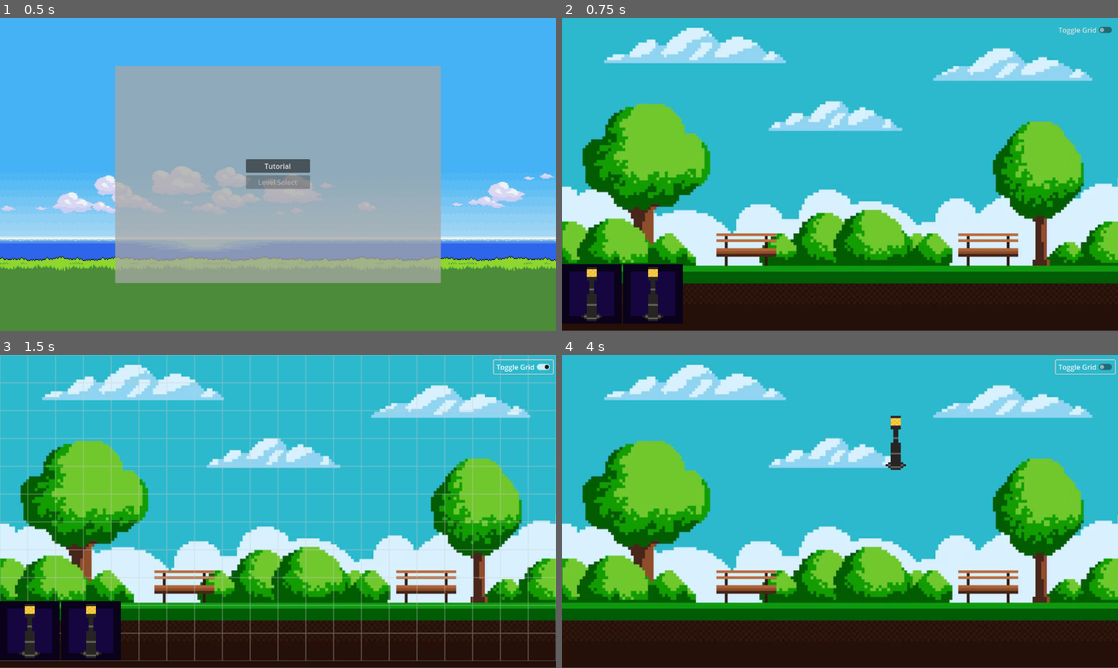
Above: before the commit, frames 1-4 (two rows, left to right).
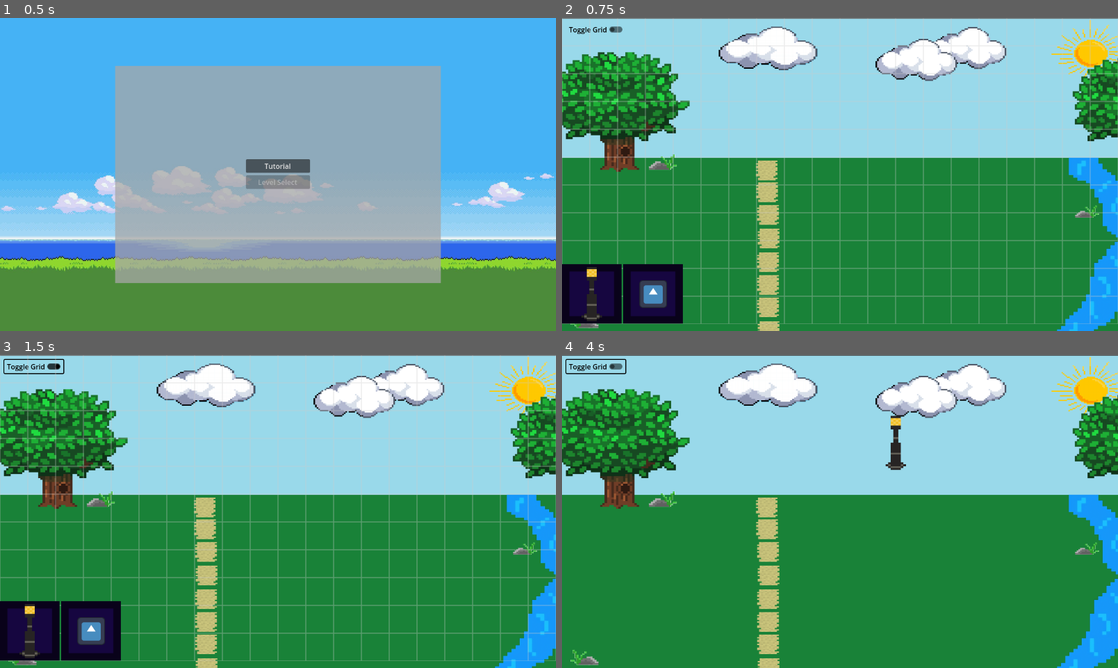
Above: after the commit, the same moments.

Repository: SkinnyJeansPear/PX-Group-2-Repo
Game: Godot game, scene res://Scenes/main_menu.tscn
Same seed, same stepped clock (60 frames per second), same inputs: the game is played once before the commit and once after it. The engine's default icon, where the game draws it, is replaced by a stand-in: a white triangle on a blue panel in a dark square.
Inputs (mouse positions are in pixels of both pictures, inside the frame that each line leads up to):
- Up to frame 1 (0.5 s): no input
- Up to frame 2 (0.75 s): click "Tutorial" at 0.5 s
- Up to frame 3 (1.5 s): click "Toggle Grid" at 1.25 s
- Up to frame 4 (4 s): click "Toggle Grid" at 2 s; click "Toggle Grid" at 2.75 s; tap Enter at 3.5 s; drag from (589, 630) to (895, 442) at 3.52 s

Frame 1 is identical in both runs. In frame 2, 94% of the frame differs, in the area x 0-100%, y 0-100%; in frame 3, 94%; in frame 4, 97%.

Commit message:
New Background and Object Detection
Added a dictionary to store the objects placed on the scene.

We are now able to detect where the object was placed on the grid - can be seen in outputs.

Objects cannot be overlapped on the same cell.

Diff:
--- a/Scenes/Levels/Test.tscn
+++ b/Scenes/Levels/Test.tscn
@@ -1,11 +1,13 @@
-[gd_scene load_steps=9 format=4 uid="uid://cglcu0uv4k7rt"]
+[gd_scene load_steps=11 format=4 uid="uid://cglcu0uv4k7rt"]
 
-[ext_resource type="Texture2D" uid="uid://gbsew0ptv8o8" path="res://Assests/pixel-art-game-background-with-trees-ground-grass-sky-clouds-vector-eps-10_148553-749.png" id="1_jrtxw"]
+[ext_resource type="Script" uid="uid://jmx2gia1u6cy" path="res://Scenes/Levels/game_manager.gd" id="1_detqq"]
+[ext_resource type="Texture2D" uid="uid://4v8u3mu4rcxg" path="res://Assests/Backdrop1.png" id="1_lje5a"]
 [ext_resource type="Texture2D" uid="uid://bbsbys4jklfvc" path="res://Assests/Grid.png" id="2_jrtxw"]
 [ext_resource type="Script" uid="uid://m7p1cq2v35jx" path="res://Scenes/Levels/button.gd" id="2_lje5a"]
 [ext_resource type="Texture2D" uid="uid://bqeiso0gw3hd" path="res://Assests/lamp.png" id="3_jrtxw"]
 [ext_resource type="Texture2D" uid="uid://c6g7jxggoguoa" path="res://Assests/box.png" id="3_pdb2y"]
 [ext_resource type="Script" uid="uid://df4dud7inlen8" path="res://Scenes/Levels/object.gd" id="4_jrtxw"]
+[ext_resource type="Texture2D" uid="uid://b4ukn46hu7uqa" path="res://icon.svg" id="7_1yd5k"]
 
 [sub_resource type="TileSetAtlasSource" id="TileSetAtlasSource_pdb2y"]
 texture = ExtResource("2_jrtxw")
@@ -18,6 +20,9 @@
 
 [node name="Main" type="Node2D"]
 
+[node name="GameManager" type="Node" parent="."]
+script = ExtResource("1_detqq")
+
 [node name="CanvasLayer" type="CanvasLayer" parent="."]
 
 [node name="DragLayer" type="Control" parent="CanvasLayer"]
@@ -26,37 +31,34 @@
 offset_right = 40.0
 offset_bottom = 40.0
 
-[node name="TextureRect" type="TextureRect" parent="."]
+[node name="Background" type="TextureRect" parent="."]
 anchors_preset = 15
 anchor_right = 1.0
 anchor_bottom = 1.0
-offset_left = -5.0
-offset_top = -58.0
-offset_right = 1319.0
-offset_bottom = 719.0
+offset_left = -2.0
+offset_top = 2.0
+offset_right = 1308.0
+offset_bottom = 722.0
 grow_horizontal = 2
 grow_vertical = 2
-texture = ExtResource("1_jrtxw")
+texture = ExtResource("1_lje5a")
 expand_mode = 1
 
-[node name="Button" type="CheckButton" parent="TextureRect"]
+[node name="Button" type="CheckButton" parent="Background"]
+modulate = Color(0, 0, 0, 1)
 layout_mode = 1
-anchors_preset = 6
+anchors_preset = 1
 anchor_left = 1.0
-anchor_top = 0.5
 anchor_right = 1.0
-anchor_bottom = 0.5
-offset_left = -182.0
-offset_top = -318.5
-offset_right = -46.0
-offset_bottom = -287.5
+offset_left = -1298.0
+offset_top = 9.0
+offset_right = -1162.0
+offset_bottom = 40.0
 grow_horizontal = 0
-grow_vertical = 2
 text = "Toggle Grid"
 script = ExtResource("2_lje5a")
 
 [node name="Grid" type="TileMapLayer" parent="."]
-visible = false
 modulate = Color(1, 1, 1, 0.372549)
 tile_map_data = PackedByteArray("AAAAAAAAAAAAAAAAAAAAAAEAAAAAAAAAAAAAAAIAAAAAAAAAAAAAAAMAAAAAAAAAAAAAAAQAAAAAAAAAAAAAAA …(3440 unchanged characters)…
 tile_set = SubResource("TileSet_iwbsa")
@@ -83,7 +85,7 @@
 texture = ExtResource("3_pdb2y")
 expand_mode = 2
 
-[node name="DraggableIcon" type="TextureRect" parent="NavBar/ScrollContainer/HBoxContainer/TextureRect"]
+[node name="DraggableObject" type="TextureRect" parent="NavBar/ScrollContainer/HBoxContainer/TextureRect"]
 layout_mode = 1
 anchors_preset = 8
 anchor_left = 0.5
@@ -105,21 +107,21 @@
 texture = ExtResource("3_pdb2y")
 expand_mode = 2
 
-[node name="DraggableIcon" type="TextureRect" parent="NavBar/ScrollContainer/HBoxContainer/TextureRect2"]
+[node name="DraggableObject" type="TextureRect" parent="NavBar/ScrollContainer/HBoxContainer/TextureRect2"]
 layout_mode = 1
 anchors_preset = 8
 anchor_left = 0.5
 anchor_top = 0.5
 anchor_right = 0.5
 anchor_bottom = 0.5
-offset_left = -32.5
-offset_top = -63.5
-offset_right = 31.5
-offset_bottom = 64.5
+offset_left = -32.0
+offset_top = -32.0
+offset_right = 32.0
+offset_bottom = 32.0
 grow_horizontal = 2
 grow_vertical = 2
-texture = ExtResource("3_jrtxw")
+texture = ExtResource("7_1yd5k")
 expand_mode = 1
 script = ExtResource("4_jrtxw")
 
-[connection signal="toggled" from="TextureRect/Button" to="TextureRect/Button" method="_on_toggled"]
+[connection signal="toggled" from="Background/Button" to="Background/Button" method="_on_toggled"]
--- /dev/null
+++ b/Scenes/Levels/game_manager.gd
@@ -0,0 +1,3 @@
+extends Node
+
+var placed_objects: Dictionary = {}
--- a/Scenes/Levels/object.gd
+++ b/Scenes/Levels/object.gd
@@ -7,6 +7,8 @@
 var drag_sprite: TextureRect = null
 var offset = Vector2.ZERO
 var nav_bar_tween = null
+@onready var game_manager: Node = $"../../../../../GameManager"
+
 
 @onready var drag_layer: Control = get_tree().get_root().get_node("Main/CanvasLayer/DragLayer")
 @onready var tilemap: TileMapLayer = get_tree().get_root().get_node("Main/Grid")
@@ -37,17 +39,14 @@
 	else:
 		end_pos = Vector2(start_pos.x, 0)  # Return to top
 
-	# Cancel any previous tween
 	if nav_bar_tween and nav_bar_tween.is_running():
 		nav_bar_tween.kill()
 
-	# Start a new tween
 	nav_bar_tween = create_tween()
 	nav_bar_tween.tween_property(nav_bar, "position", end_pos, 0.4) \
 		.set_trans(Tween.TRANS_SINE) \
 		.set_ease(Tween.EASE_IN_OUT)
 
-	# Optional: disable interaction while hidden
 	nav_bar.mouse_filter = MOUSE_FILTER_IGNORE if hide else MOUSE_FILTER_STOP
 
 func start_drag():
@@ -70,11 +69,28 @@
 	if not drag_sprite:
 		return
 
+	var global_pos = get_global_mouse_position()
+	var local_pos = tilemap.to_local(global_pos)
+	var cell = tilemap.local_to_map(local_pos)
+	var cell_key = "%d,%d" % [cell.x, cell.y]
+
+	var game_manager = get_tree().get_root().get_node("Main/GameManager")
+
+	# If dropped over NavBar — cancel
 	if is_over_navbar():
+		print("❌ Dropped on NavBar — canceled.")
 		drag_sprite.queue_free()
+
+	# If cell already has any object — cancel
+	elif game_manager.placed_objects.has(cell_key):
+		print("❌ Cell already occupied at:", cell_key)
+		drag_sprite.queue_free()
+
+	# Valid drop — store it and snap to grid
 	else:
-		drag_sprite.global_position = snap_to_tilemap(get_global_mouse_position())
-
+		game_manager.placed_objects[cell_key] = drag_sprite
+		drag_sprite.global_position = snap_to_tilemap(global_pos)
+		print("✅ Object placed at:", cell_key)
 	drag_sprite = null
 	slide_nav_bar(false)
 
Binary file added: Assests/Backdrop1.png
Not shown, added: Assests/Backdrop1.png.import
Not shown, added: Scenes/Levels/game_manager.gd.uid
Binary file added: park-with-a.png
Not shown, added: park-with-a.png.import
